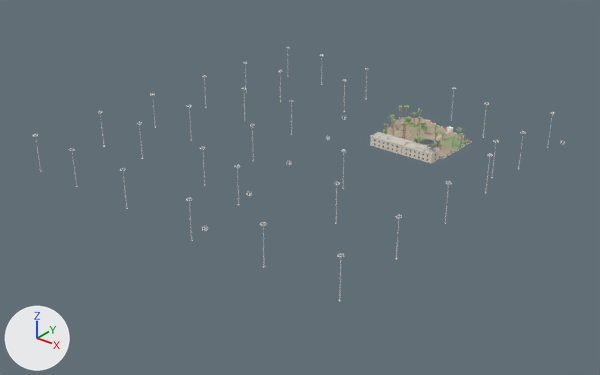
The glTF model public/models/saqifah-westplaza.glb, before and after one commit.
One viewpoint serves both versions: a camera (50 mm lens) standing at (-228.0, -97.0, 227.0) and looking at (-535.0, 286.0, -10.0). The lights are fixed; the arrows at lower left show +X, +Y and +Z. The older version comes first. Mesh edges are drawn as thin lines on the coarser meshes.

The first picture shows 'SaqifahGround', 'SaqifahOldBuilding', 'SaqifahPlants', 'WestPlazaMasts' and 3 more.
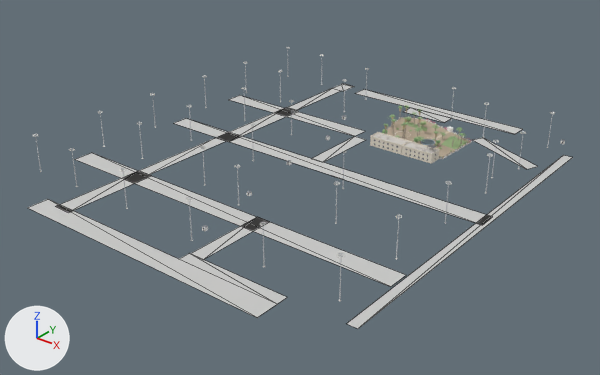
What the commit changed:
Material 'sq_band' (mat_sq_band) is new.
Its base color is (0.6, 0.6, 0.59) (light grey #cbcbca).
Its roughness is 0.8.
Mesh me_westplazabands is new.
It has 68 vertices, 38 faces and spans x -667.0..-406.0, y 146.0..449.0, z 0.0.
It uses material mat_sq_band (light grey #cbcbca).
Object 'WestPlazaBands' (ob_westplazabands) is new; it shows me_westplazabands.
Its location is (0.0, 0.0, 0.0).

Boxes [x1, y1, x2, y2] around the edits, measured in the pictures (600 x 375 px):
'WestPlazaBands', added: after [27, 84, 573, 329]
